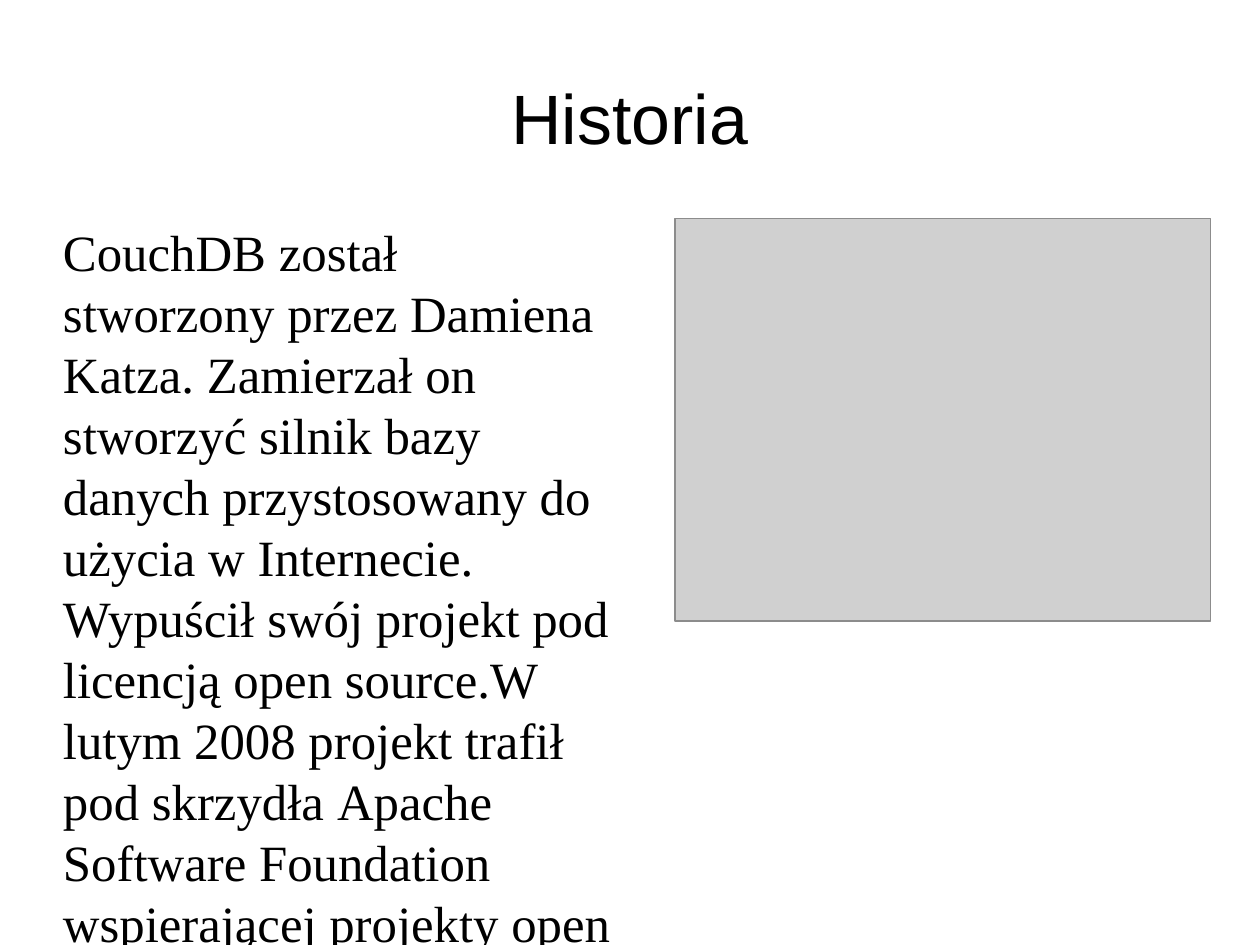
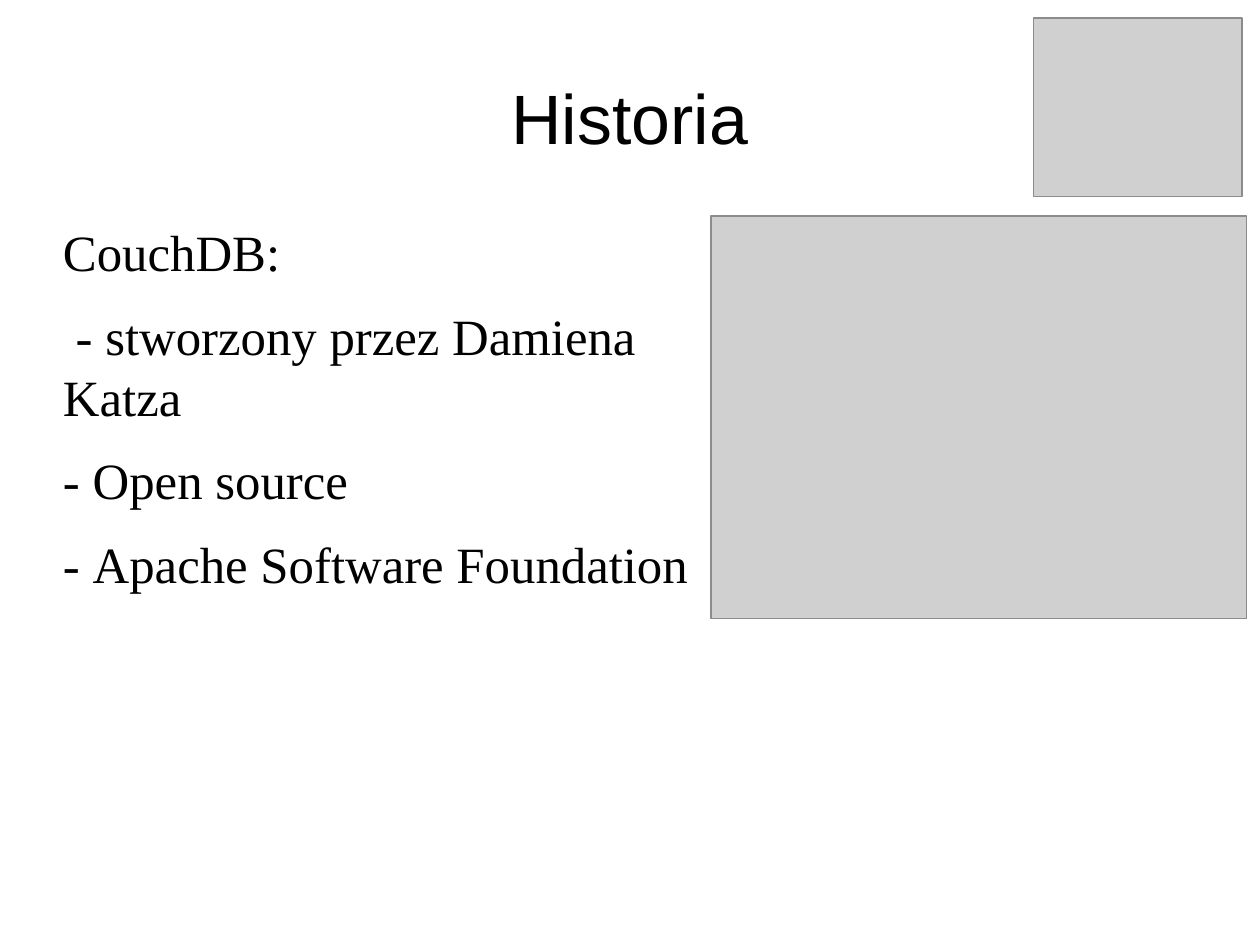
Before and after one commit to pawnow/ProjektErlang, a slide deck: slide 6 of prezentacja.odp. Drawn at 1260x945 pixels with LibreOffice and Linux fonts; fonts in the diff are those of the drawing; grey boxes stand for pictures. Boxes give left, top, right and bottom in pixels: in the first picture for what was removed or moved away, otherwise in the second. Text is boxed around its words. In the diff, an @@ line names an element or a change of style, - is before the commit and + after.

```diff
--- a/prezentacja.odp
+++ b/prezentacja.odp
@@ picture added at (1034,18,1242,197) @@
@@ text at (63,235,687,593): text changed @@
-CouchDB został stworzony przez Damiena Katza. Zamierzał on stworzyć silnik bazy danych przystosowany do użycia w Internecie. Wypuścił swój projekt pod licencją open source.W lutym 2008 projekt trafił pod skrzydła Apache Software Foundation wspierającej projekty open source.
+CouchDB:
+- stworzony przez Damiena Katza
+- Open source
+- Apache Software Foundation
@@ picture: place and size @@
-picture at (676,218,1212,621)
+picture at (711,216,1247,619)
```
Also in this commit, not shown: 10 other slides changed, 4 slides added, 4 slides removed.
